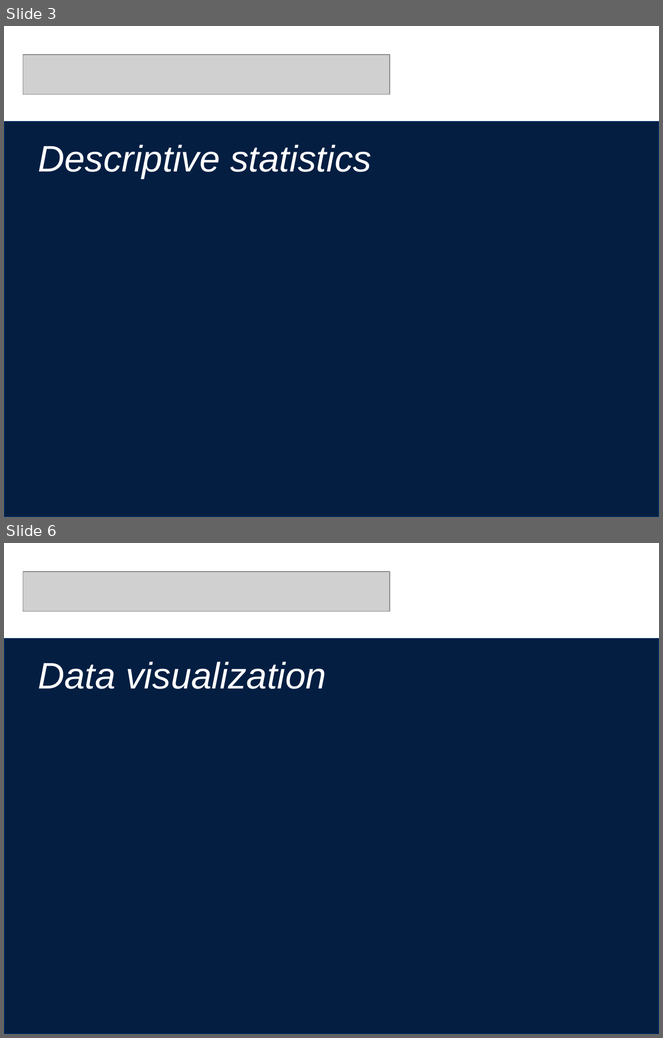
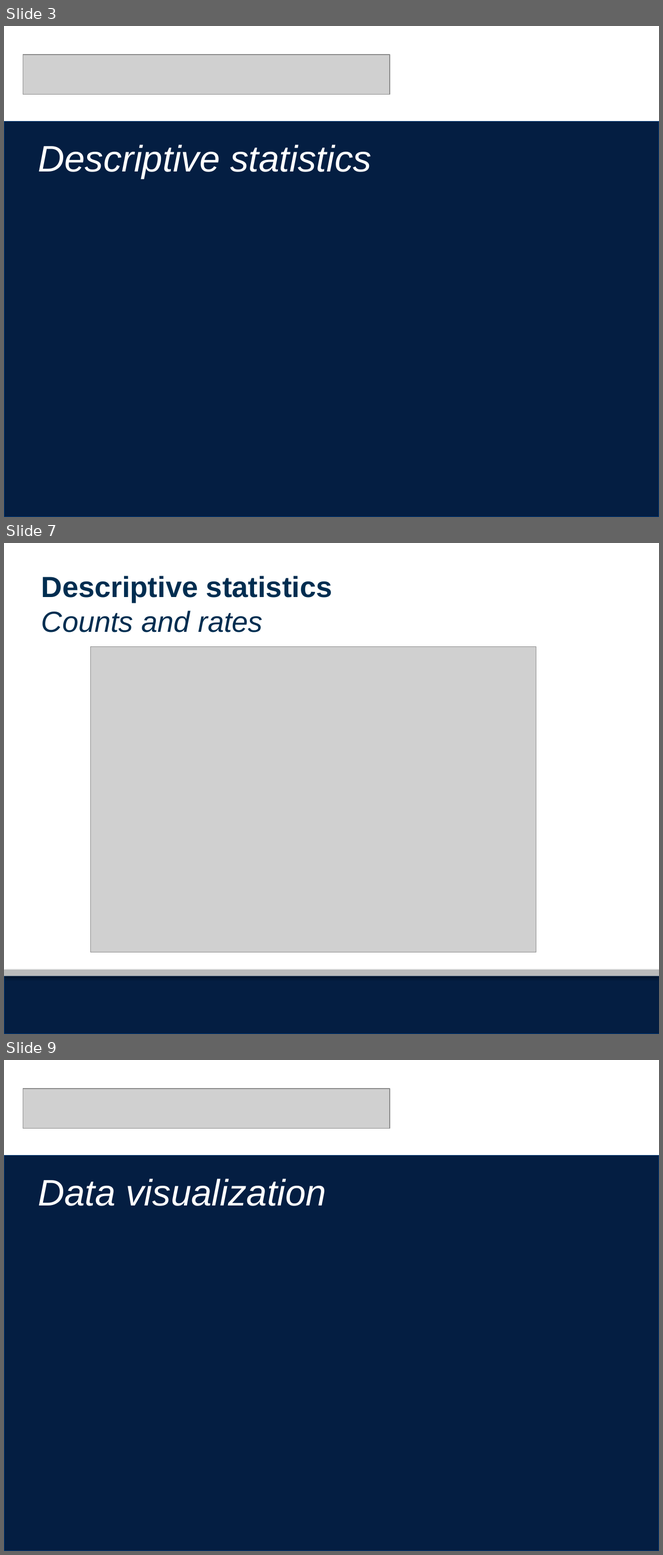
Before and after one commit to seaneff/data-science-basics-2023, a slide deck: day3/R Workshop Day 3 Slides.pptx. Shown one above the other, each under a label of ours: slides 3 and 6 before the commit, slides 3, 7 and 9 after it; the slides between them are not shown. The pictures are 663x1038 and 663x1555 pixels, drawn with LibreOffice and Linux fonts; fonts in the diff are those of the drawing; grey boxes stand for pictures; background and template pictures are left out. Boxes give left, top, right and bottom in pixels: in the first picture for what was removed or moved away, otherwise in the second. Text is boxed around its words. In the diff, an @@ line names an element or a change of style, - is before the commit and + after.

```diff
--- a/day3/R Workshop Day 3 Slides.pptx
+++ b/day3/R Workshop Day 3 Slides.pptx
@@ slide 7 added at [4, 543, 659, 1034], background #FFFFFF; not listed: 2 template elements that a slide beside it also shows @@
@@ text added at [41, 576, 333, 632], 32 pt, text #002D50, bold @@
+Descriptive statistics
+Counts and rates
@@ picture added at [90, 647, 536, 953] @@
@@ what was slide 6 is now slide 9 @@
```
Also in this commit, not shown: 5 slides changed, 22 other slides added, 6 slides removed, 20 other files.
